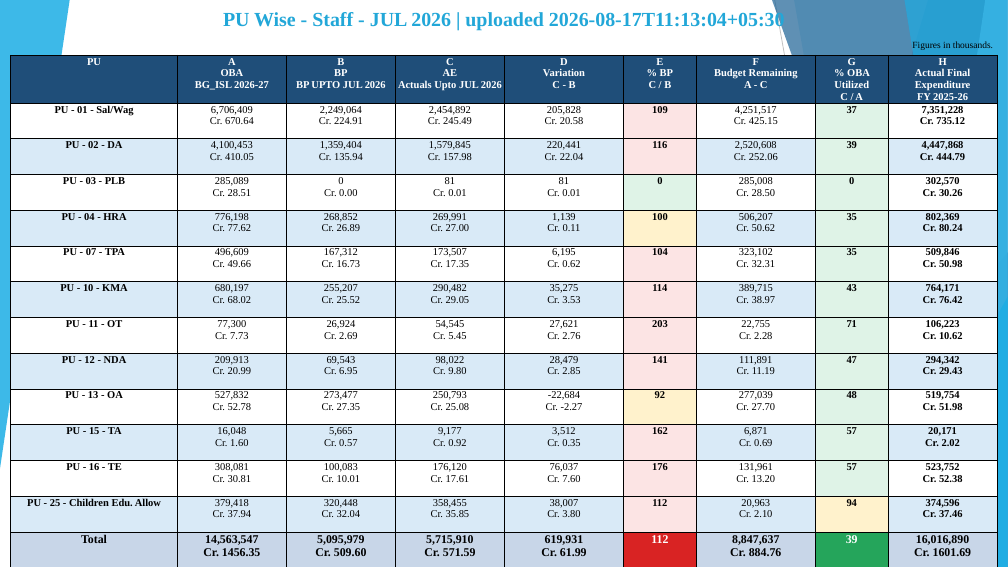
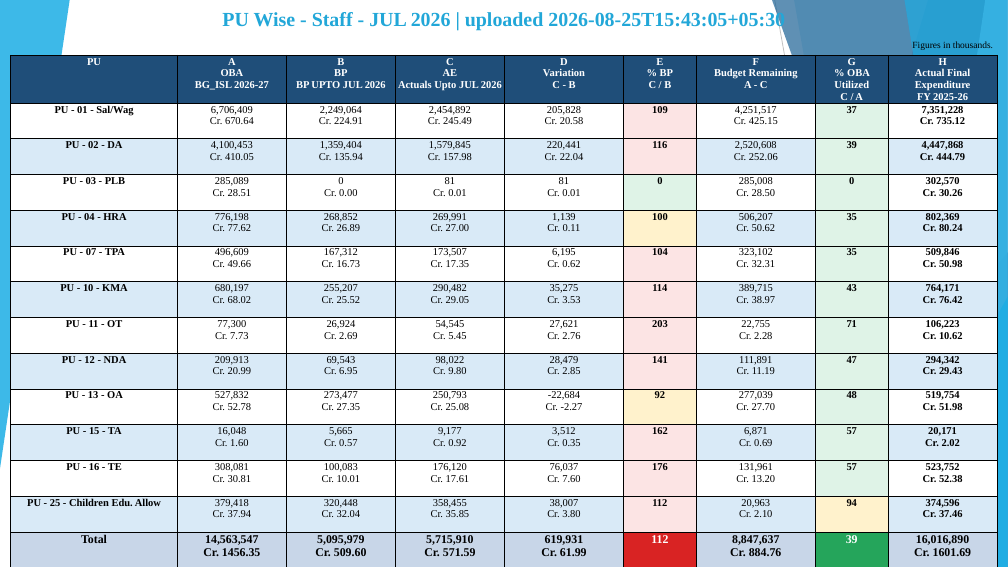
Before and after one commit to girishtiwari007/MB-BUDGET, a slide deck: slide 3 of exports/Moradabad_Division_DRM_Budget_FR_Analysis.pptx. Drawn at 1008x567 pixels with LibreOffice and Linux fonts; fonts in the diff are those of the drawing. Boxes give left, top, right and bottom in pixels: in the first picture for what was removed or moved away, otherwise in the second. Text is boxed around its words. In the diff, an @@ line names an element or a change of style, - is before the commit and + after.

```diff
--- a/exports/Moradabad_Division_DRM_Budget_FR_Analysis.pptx
+++ b/exports/Moradabad_Division_DRM_Budget_FR_Analysis.pptx
@@ text at <box>222,11,785,31</box>: text changed @@
-PU Wise - Staff - JUL 2026 | uploaded 2026-08-17T11:13:04+05:30
+PU Wise - Staff - JUL 2026 | uploaded 2026-08-25T15:43:05+05:30
```
Also in this commit, not shown: 2 other slides changed, 27 other files.
